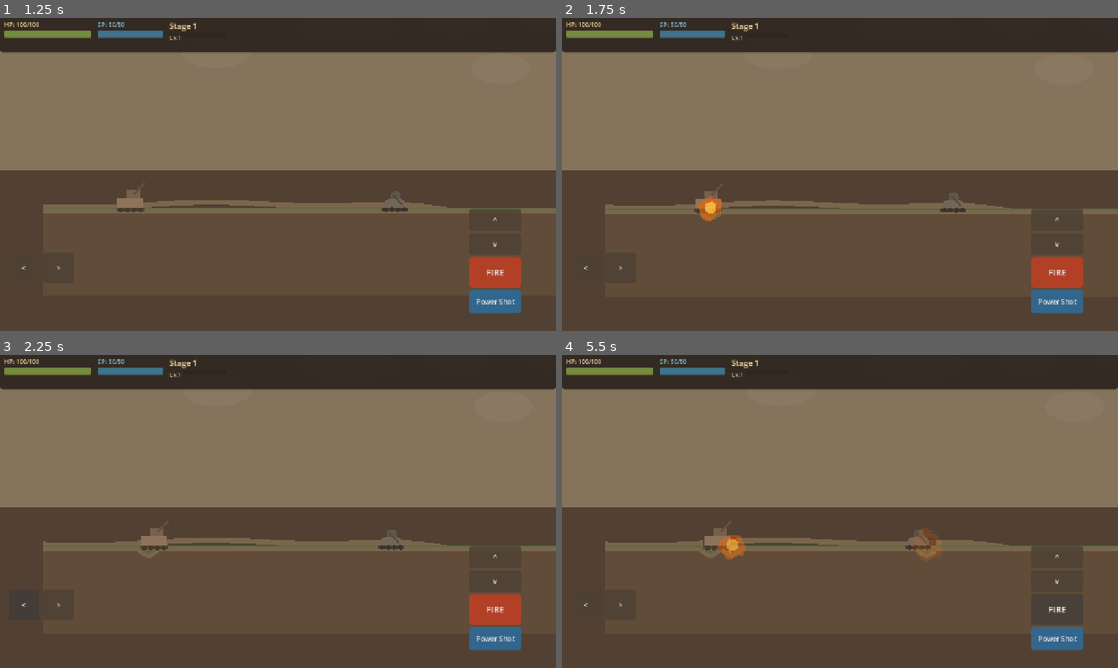
Above: before the commit, frames 1-4 (two rows, left to right).
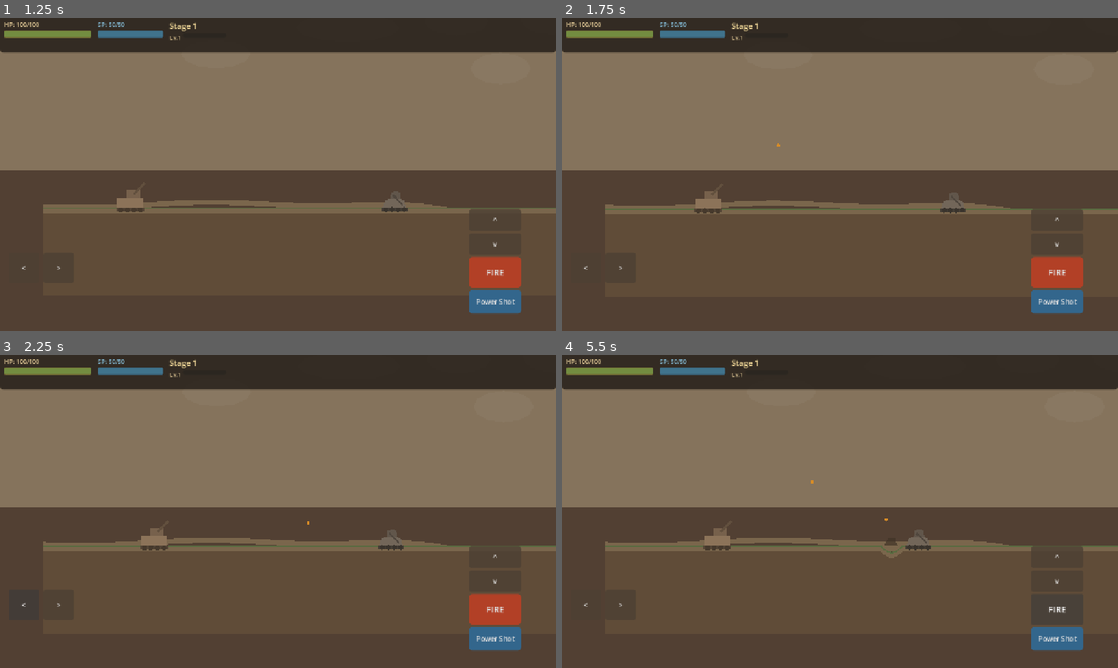
Above: after the commit, the same moments.

Repository: c3po-protocol1/tank-rpg
Game: Godot game, scene res://scenes/main.tscn
Two runs of this game, one before a commit and one after it. Both use one fixed random seed, a clock stepped at 60 frames per second and the inputs below.
Inputs:
- Up to frame 1 (1.25 s): click "START GAME" at 0.5 s
- Up to frame 2 (1.75 s): hold D (move_right) from 1.28 s (still down); tap Space (fire) at 1.35 s
- Up to frame 3 (2.25 s): release D (move_right) at 2 s; click "<" at 2 s
- Up to frame 4 (5.5 s): click ">" at 2.75 s; click "^" at 3.5 s; click "v" at 4.25 s; click "FIRE" at 5 s

Frame 1 is identical in both runs. In frame 2, 0.3% of the frame differs, in the area x 24-72%, y 40-65%; in frame 3, less than 0.1%; in frame 4, 0.7%, in the area x 24-69%, y 40-66%.

Commit message:
fix: arrow key controls + projectile direction bug
- Added arrow keys (←→↑↓) to input map alongside WASD
- Fixed projectile not firing: tank_base set 'velocity' but projectile
  expected 'initial_velocity' — projectile always started with zero velocity
- Left/Right: move tank
- Up/Down: aim barrel
- Space: fire
- E: use skill

Diff:
--- a/project.godot
+++ b/project.godot
@@ -38,22 +38,22 @@
 
 move_left={
 "deadzone": 0.5,
-"events": [Object(InputEventKey,"resource_local_to_scene":fa …(210 unchanged characters)… "location":0,"echo":false,"script":null)
+"events": [Object(InputEventKey,"resource_local_to_scene":fa …(210 unchanged characters)… "location":0,"echo":false,"script":null), Object(InputEventKey,"resource_local_to_scene":false,"resource_name":"","device":-1,"window_id":0,"alt_pressed":false,"shift_pressed":false,"ctrl_pressed":false,"meta_pressed":false,"pressed":false,"keycode":0,"physical_keycode":4194319,"key_label":0,"unicode":0,"location":0,"echo":false,"script":null)
 ]
 }
 move_right={
 "deadzone": 0.5,
-"events": [Object(InputEventKey,"resource_local_to_scene":fa …(211 unchanged characters)… "location":0,"echo":false,"script":null)
+"events": [Object(InputEventKey,"resource_local_to_scene":fa …(211 unchanged characters)… "location":0,"echo":false,"script":null), Object(InputEventKey,"resource_local_to_scene":false,"resource_name":"","device":-1,"window_id":0,"alt_pressed":false,"shift_pressed":false,"ctrl_pressed":false,"meta_pressed":false,"pressed":false,"keycode":0,"physical_keycode":4194321,"key_label":0,"unicode":0,"location":0,"echo":false,"script":null)
 ]
 }
 aim_up={
 "deadzone": 0.5,
-"events": [Object(InputEventKey,"resource_local_to_scene":fa …(211 unchanged characters)… "location":0,"echo":false,"script":null)
+"events": [Object(InputEventKey,"resource_local_to_scene":fa …(211 unchanged characters)… "location":0,"echo":false,"script":null), Object(InputEventKey,"resource_local_to_scene":false,"resource_name":"","device":-1,"window_id":0,"alt_pressed":false,"shift_pressed":false,"ctrl_pressed":false,"meta_pressed":false,"pressed":false,"keycode":0,"physical_keycode":4194320,"key_label":0,"unicode":0,"location":0,"echo":false,"script":null)
 ]
 }
 aim_down={
 "deadzone": 0.5,
-"events": [Object(InputEventKey,"resource_local_to_scene":fa …(211 unchanged characters)… "location":0,"echo":false,"script":null)
+"events": [Object(InputEventKey,"resource_local_to_scene":fa …(211 unchanged characters)… "location":0,"echo":false,"script":null), Object(InputEventKey,"resource_local_to_scene":false,"resource_name":"","device":-1,"window_id":0,"alt_pressed":false,"shift_pressed":false,"ctrl_pressed":false,"meta_pressed":false,"pressed":false,"keycode":0,"physical_keycode":4194322,"key_label":0,"unicode":0,"location":0,"echo":false,"script":null)
 ]
 }
 fire={
--- a/scripts/tanks/tank_base.gd
+++ b/scripts/tanks/tank_base.gd
@@ -135,7 +135,7 @@
 	var fire_angle := deg_to_rad(barrel_angle + angle_offset)
 	var direction := 1.0 if facing_right else -1.0
 	var speed := rng * 2.0
-	proj.set("velocity", Vector2(cos(fire_angle) * speed * direction, sin(fire_angle) * speed))
+	proj.set("initial_velocity", Vector2(cos(fire_angle) * speed * direction, sin(fire_angle) * speed))
 	proj.set("damage", atk * damage_mult)
 	proj.set("owner_tank", self)
 	get_tree().current_scene.add_child(proj)
